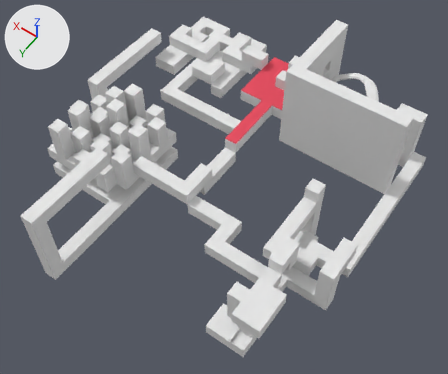
An edit to the Blender file 48PajamaJam/Assets/Levels/level14.blend, drawn before and after from the same camera.
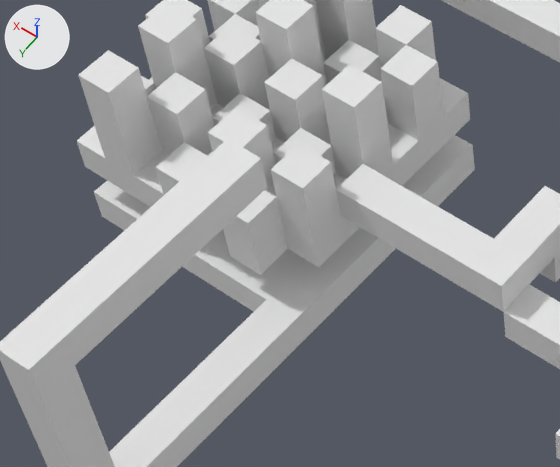
Each version appears first whole from a 50 mm lens placed at (-53.7, 83.7, 104.1), pointed at (-5.2, 15.8, -2.7), and next in a close-up on the part from 5% to 46% of the width and 27% to 68% of the height. Arrows for +X, +Y and +Z are at upper left; the lights stay in place.

The older version as bpy lines, for what is in view:
```python
me_cube = bpy.data.meshes.new('Cube')
me_cube.from_pydata(...)  # 1385 vertices, 1472 faces, 2 loose edges; spans x -37.5..37.5, y -30.0..51.0, z -12.0..18.0
# faces by material slot: [1443, 29]
me_cube.materials.append(mat_material)  # white #e7e7e7
me_cube.materials.append(mat_material_002)  # red #e75264
me_cube_006 = bpy.data.meshes.new('Cube.006')
me_cube_006.from_pydata(...)  # 16 vertices, 13 faces; spans x -10.5..-1.5, y 21.0..24.0, z -6.0..-3.0
me_cube_006.materials.append(mat_material)  # white #e7e7e7
ob_light = bpy.data.objects.new('Light', me_cube)
ob_light.location = (0.0, 0.0, 0.0)
ob_light_off_2 = bpy.data.objects.new('Light Off 2', me_cube_006)
ob_light_off_2.location = (0.0, 0.0, 0.0)
```
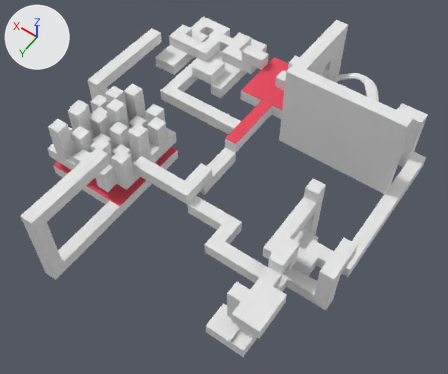
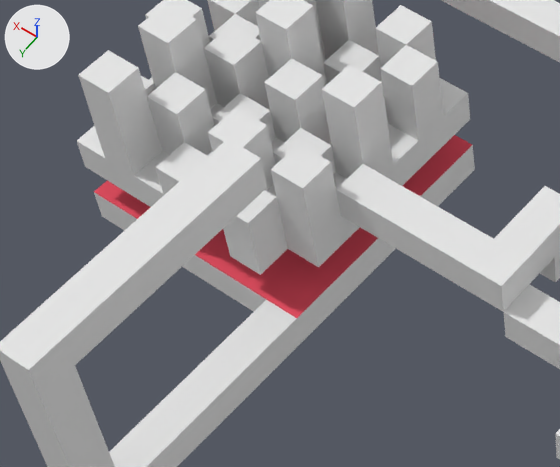
Commit message: Added red floor to last level for visibility

The change, as a diff of the scene's bpy script:
```diff
--- a/48PajamaJam/Assets/Levels/level14.blend.py
+++ b/48PajamaJam/Assets/Levels/level14.blend.py
@@ me_cube @@
 me_cube.from_pydata(...)  # 1385 vertices, 1472 faces, 2 loose edges; spans x -37.5..37.5, y -30.0..51.0, z -12.0..18.0
 # used by ob_light; location = (0.0, 0.0, 0.0)
+# me_cube part 1: all 49 faces centred in x 15.0..33.0, y 10.5..28.5, z -9.0 switch from mat_material (white #e7e7e7) to mat_material_002 (red #e75264)
```

Pixel boxes (x1, y1, x2, y2) of what changed, in the close-ups (560 x 467 px):
part 1 of me_cube, recoloured (white to red): (94, 135, 472, 318) in both
